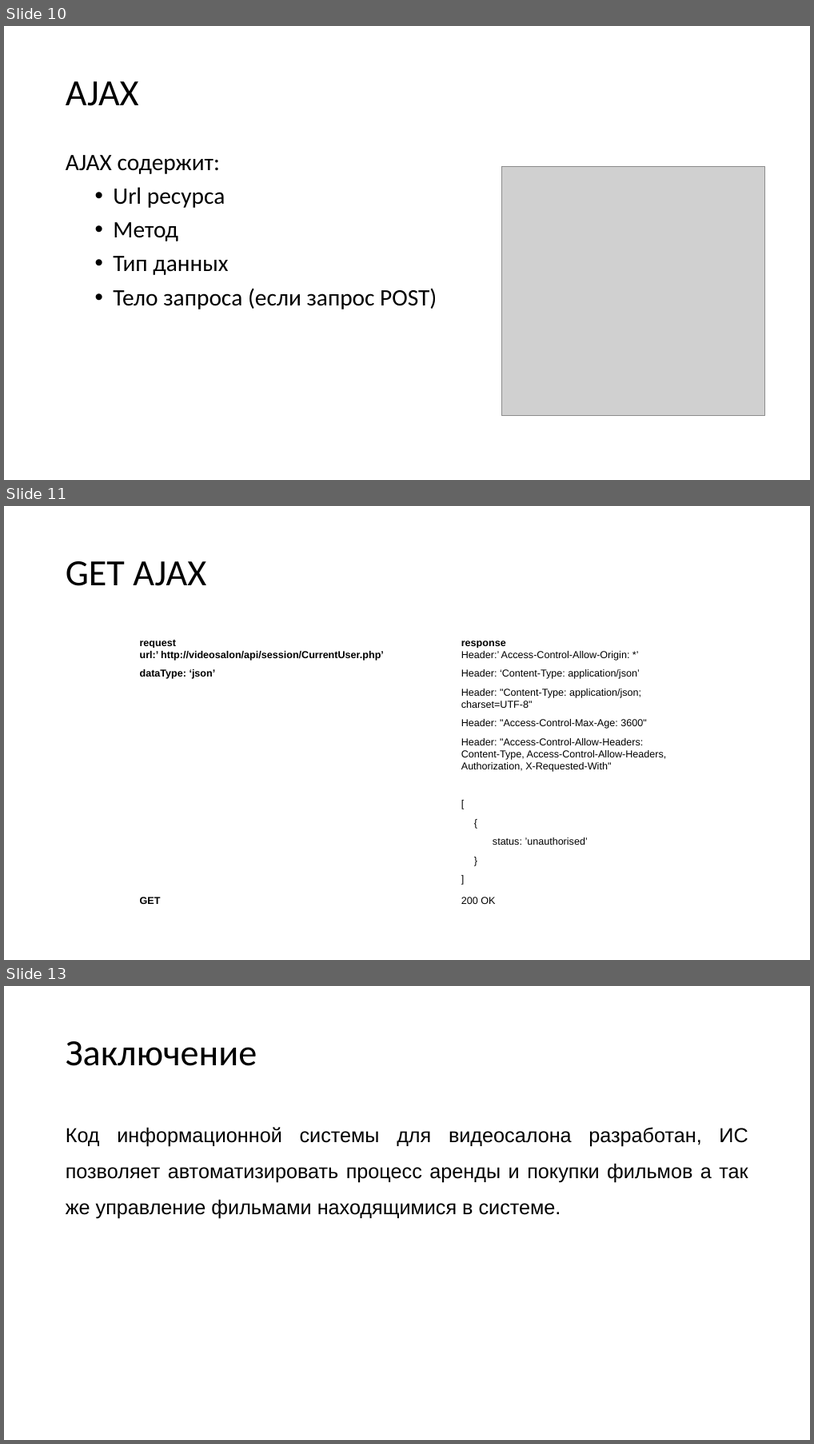
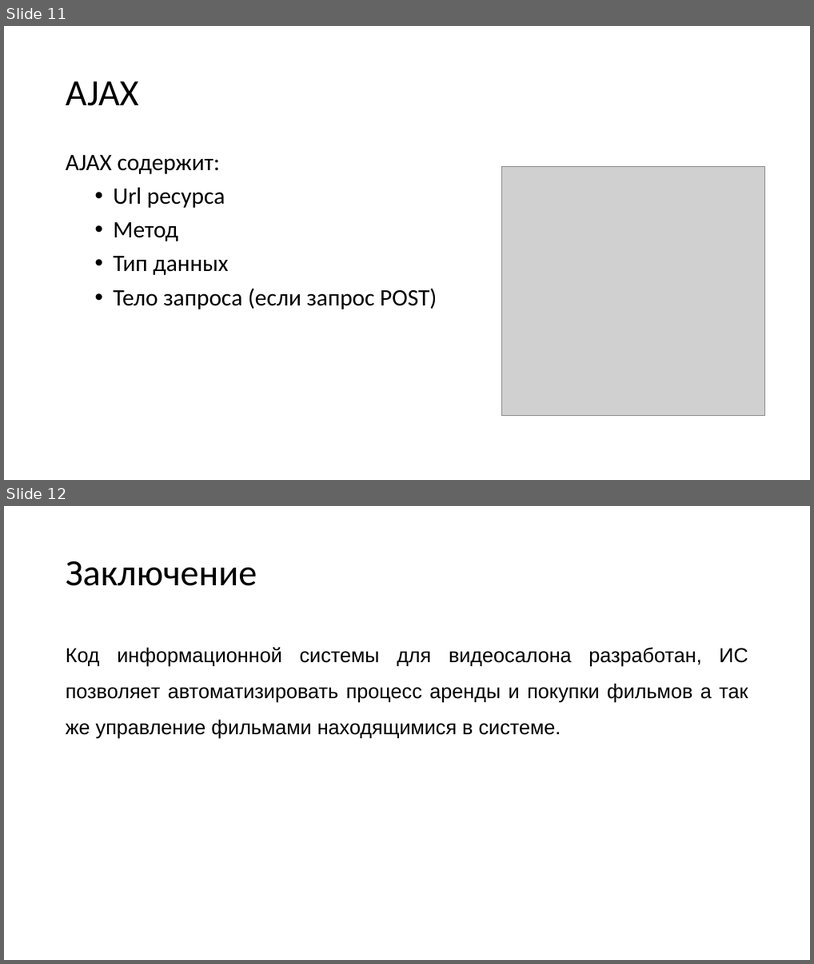
Before and after one commit to H3LLG0/Cursovoi, a slide deck: DOCS/презентация к карсовому проекту.pptx. Shown one above the other, each under a label of ours: slides 10, 11 and 13 before the commit, slides 11 and 12 after it; the slides between them are not shown. The pictures are 814x1444 and 814x964 pixels, drawn with LibreOffice and Linux fonts; fonts in the diff are those of the drawing; grey boxes stand for pictures. Boxes give left, top, right and bottom in pixels: in the first picture for what was removed or moved away, otherwise in the second. Text is boxed around its words. In the diff, an @@ line names an element or a change of style, - is before the commit and + after.

```diff
--- a/DOCS/презентация к карсовому проекту.pptx
+++ b/DOCS/презентация к карсовому проекту.pptx
@@ slide 11 removed at box(4, 506, 810, 960), background #FFFFFF @@
@@ title removed at box(66, 561, 206, 586) @@
-GET AJAX
@@ table removed at box(136, 636, 680, 908), 3 rows, 2 columns @@
-request | response
-url:’ http://videosalon/api/session/CurrentUser.php’ / dataType: ‘json’ | Header:’ Access-Control-Allow-Origin: *’ / Header: ‘Content-Type: application/json’ / Header: "Content-Type: application/json; charset=UTF-8" / Header: "Access-Control-Max-Age: 3600" / Header: "Access-Control-Allow-Headers: Content-Type, Access-Control-Allow-Headers, Authorization, X-Requested-With" / [ / { / status: ’unauthorised’ / } / ]
-GET | 200 OK
@@ what was slide 10 is now slide 11 @@
@@ what was slide 13 is now slide 12 @@
```
Also in this commit, not shown: 4 slides changed, 1 slide added, 1 other slide removed.
